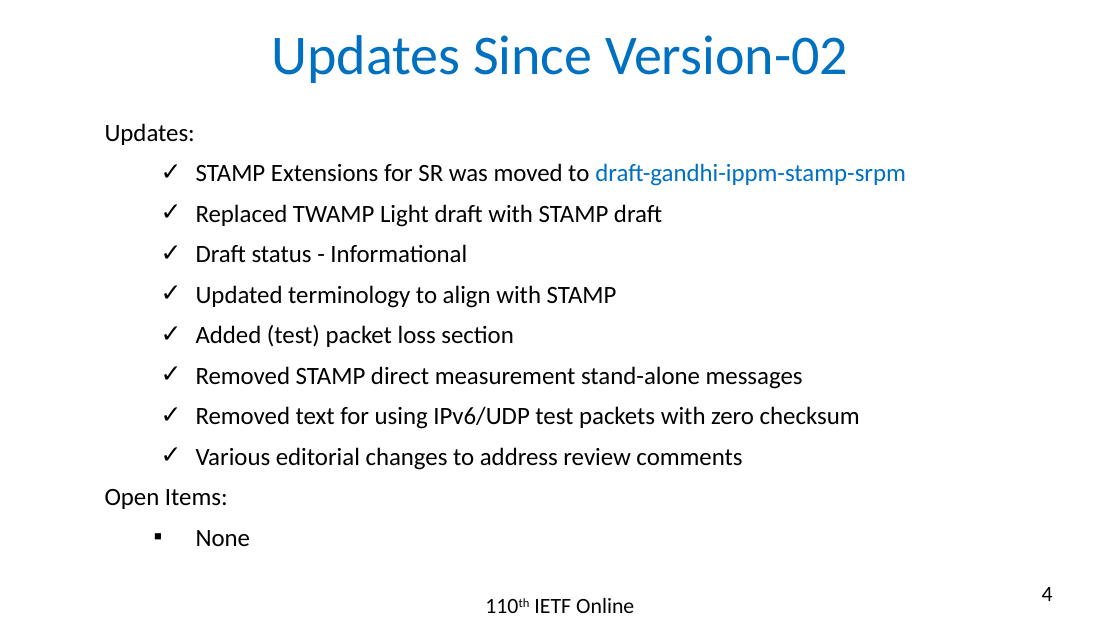
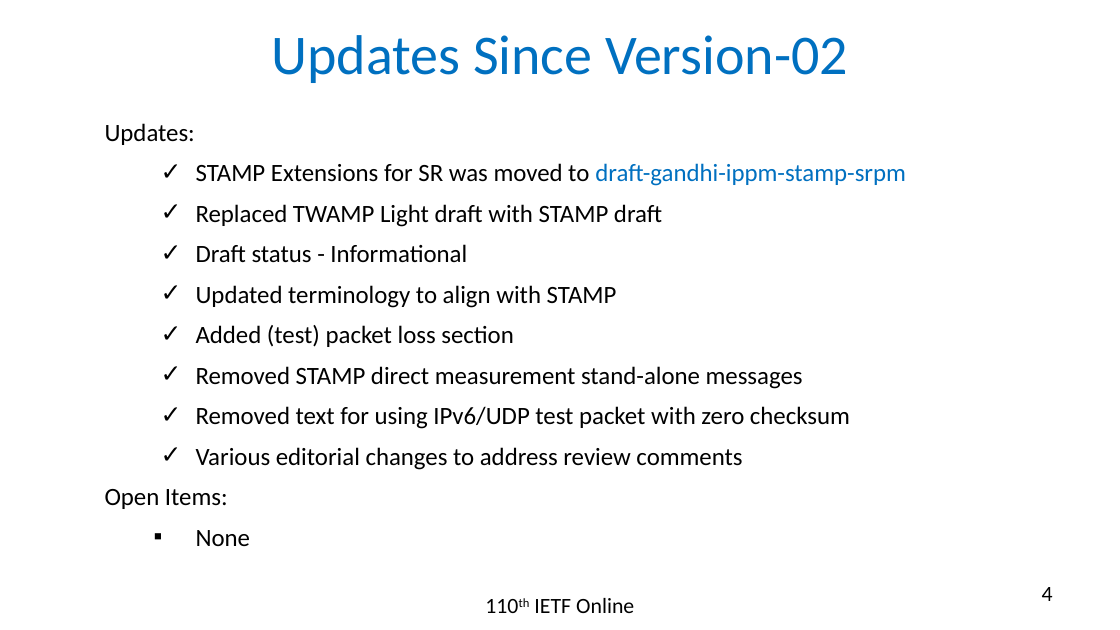
Before and after one commit to rakgandhi/ietf-slides, a slide deck: slide 4 of draft-gandhi-spring-stamp-srpm-05.pptx. Drawn at 1120x630 pixels with LibreOffice and Linux fonts; fonts in the diff are those of the drawing. Boxes give left, top, right and bottom in pixels: in the first picture for what was removed or moved away, otherwise in the second. Text is boxed around its words. In the diff, an @@ line names an element or a change of style, - is before the commit and + after.

```diff
--- a/draft-gandhi-spring-stamp-srpm-05.pptx
+++ b/draft-gandhi-spring-stamp-srpm-05.pptx
@@ text at [196,406,850,429]: text changed @@
-  ✓ Removed text for using IPv6/UDP test packets with zero checksum
+  ✓ Removed text for using IPv6/UDP test packet with zero checksum
```
Also in this commit, not shown: 2 other slides changed, 5 other files.
